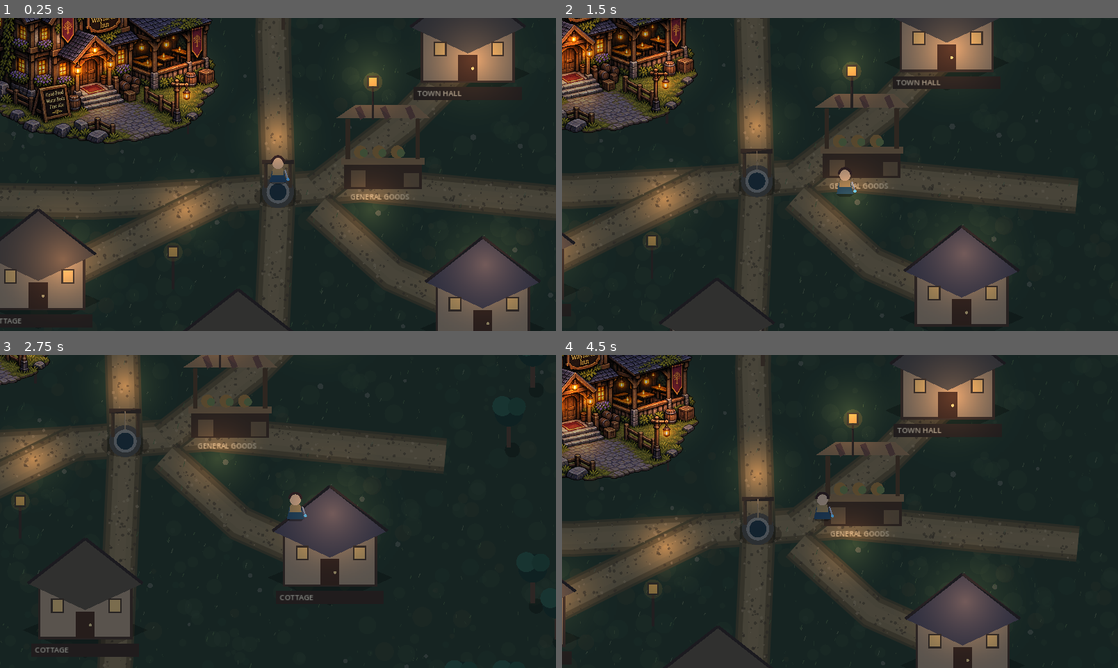
Above: before the commit, frames 1-4 (two rows, left to right).
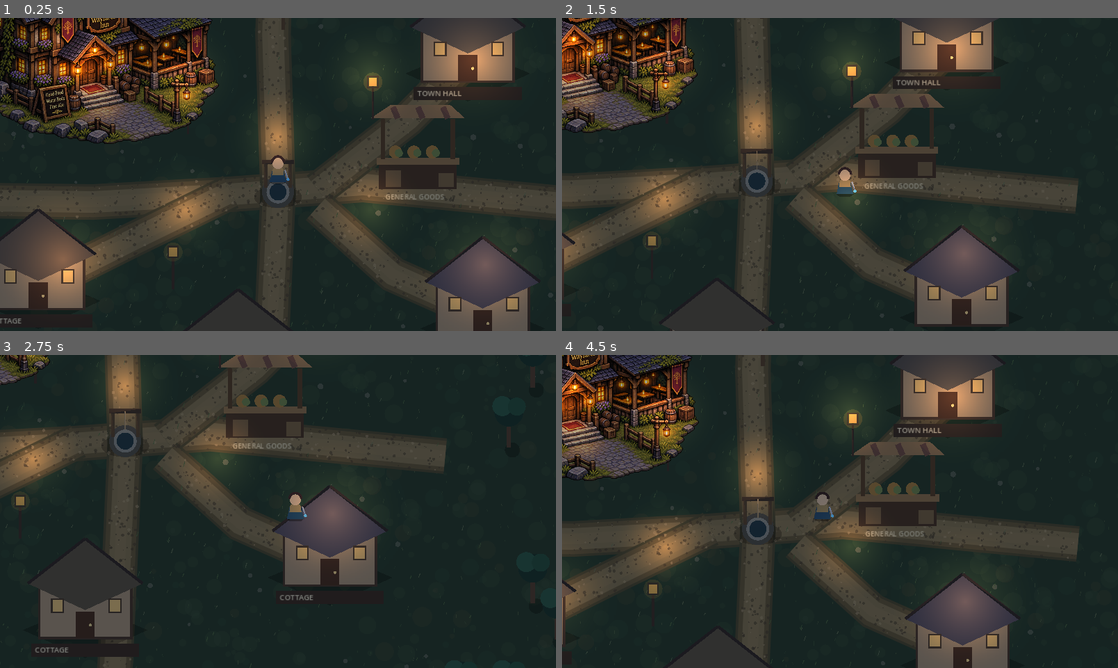
Above: after the commit, the same moments.

Repository: bhubler/elderwood-frontier-pc
Game: Godot game, scene res://scenes/world.tscn
Same seed, same stepped clock (60 frames per second), same inputs: the game is played once before the commit and once after it.
Inputs:
- Up to frame 1 (0.25 s): no input
- Up to frame 2 (1.5 s): tap Enter at 0.5 s; hold D 0.53-1.28 s; hold S from 1.28 s (still down)
- Up to frame 3 (2.75 s): release S at 2.03 s; hold D from 2.03 s (still down)
- Up to frame 4 (4.5 s): release D at 2.78 s; hold W 2.78-3.53 s; hold A from 3.53 s (still down)

The runs differ from the first frame. In frame 1, 1.8% of the frame differs, in the area x 60-84%, y 27-58%; in frame 2, 1.7%; in frame 3, 1.8%; in frame 4, 1.8%.

Commit message:
Shift general goods stand right to clear village path

Diff:
--- a/scripts/world.gd
+++ b/scripts/world.gd
@@ -73,7 +73,7 @@
 		{"file": "cottage_1.png", "pos": Vector2(-480, 167), "scale": 0.39, "node": "CottageOneArtwork"},
 		{"file": "cottage_2.png", "pos": Vector2(-80, 327), "scale": 0.39, "node": "CottageTwoArtwork"},
 		{"file": "cottage_3.png", "pos": Vector2(410, 222), "scale": 0.39, "node": "CottageThreeArtwork"},
-		{"file": "general_goods.png", "pos": Vector2(210, -49), "scale": 0.38, "node": "GeneralGoodsArtwork"}
+		{"file": "general_goods.png", "pos": Vector2(280, -49), "scale": 0.38, "node": "GeneralGoodsArtwork"}
 	]
 	for item in assets:
 		var path: String = "res://art/village_buildings/" + str(item["file"])
@@ -115,7 +115,7 @@
 		if not has_node(art_node):
 			_draw_building(building)
 	if not has_node("GeneralGoodsArtwork"):
-		_draw_general_goods_stand(Vector2(210, -15))
+		_draw_general_goods_stand(Vector2(280, -15))
 	_draw_well(Vector2(0, 35))
 	_draw_lantern(Vector2(-180, -80))
 	_draw_lantern(Vector2(190, -110))
